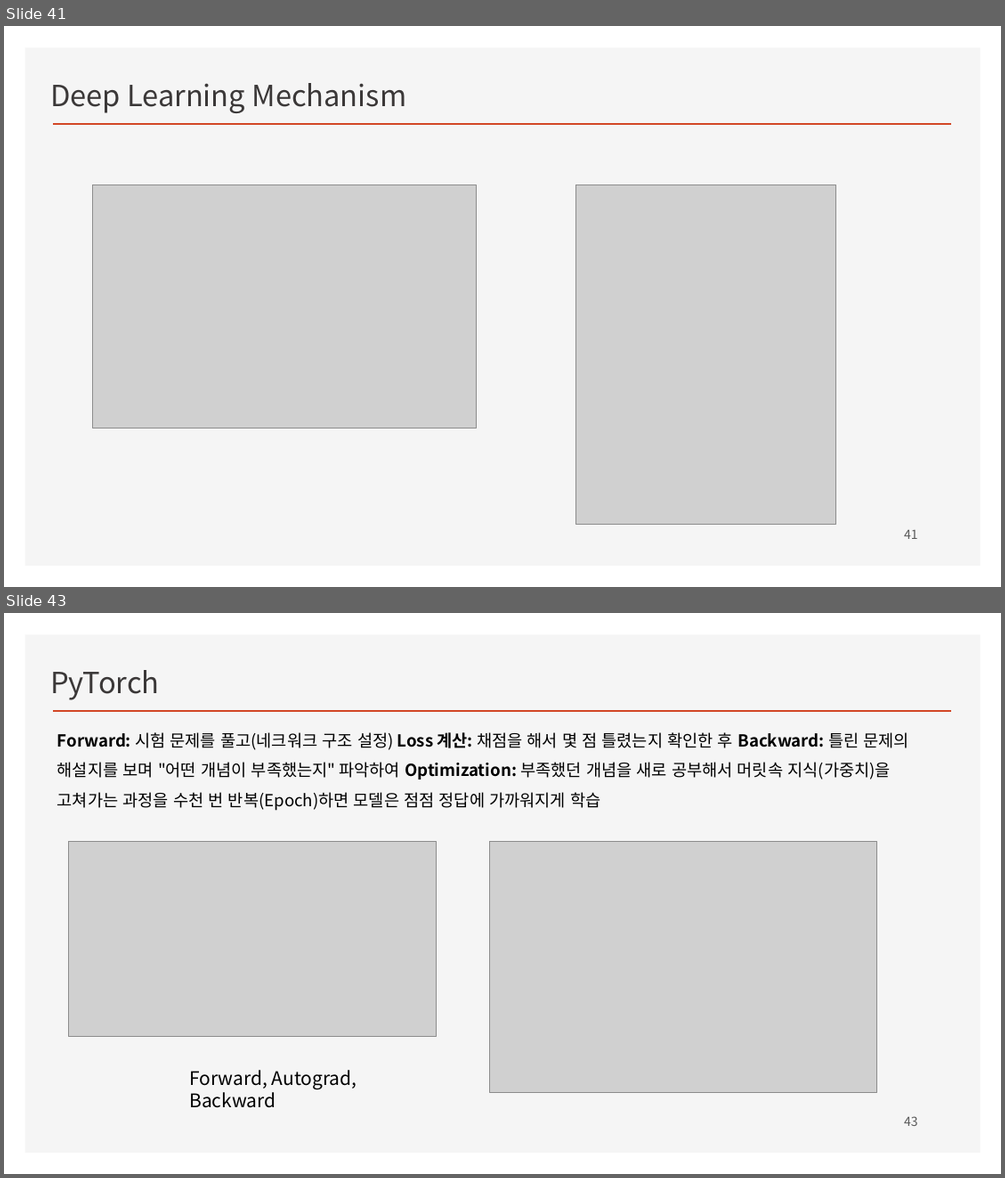
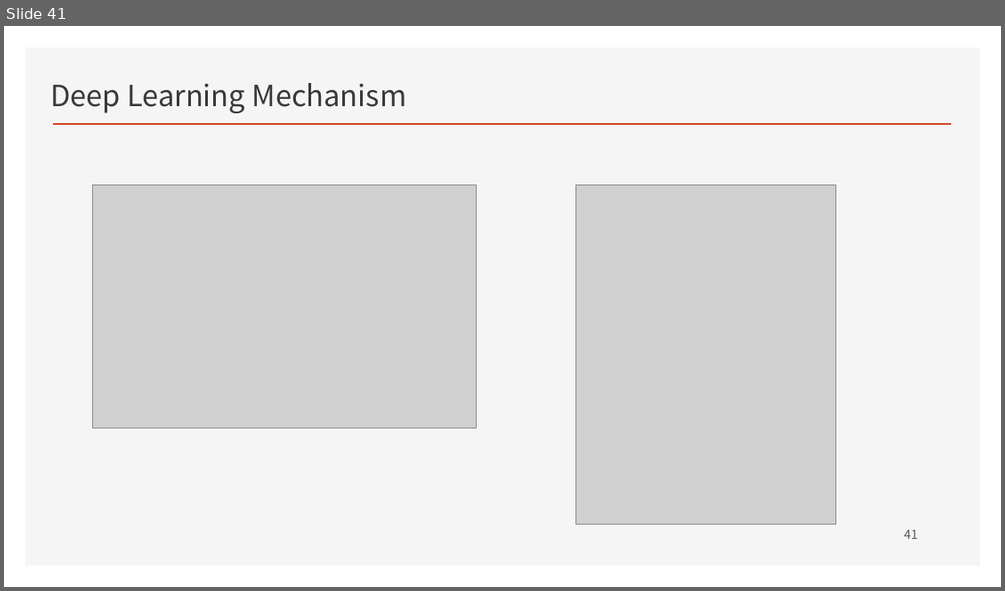
Before and after one commit to ancestor9/mathematics-for-machine-learning, a slide deck: Linear_Algebra/w4_Perceptron_Regression.pptx. Shown one above the other, each under a label of ours: slides 41 and 43 before the commit, slide 41 after it; the slides between them are not shown. The pictures are 1005x1178 and 1005x591 pixels, drawn with LibreOffice and Linux fonts; fonts in the diff are those of the drawing; grey boxes stand for pictures; background and template pictures are left out. Boxes give left, top, right and bottom in pixels: in the first picture for what was removed or moved away, otherwise in the second. Text is boxed around its words. In the diff, an @@ line names an element or a change of style, - is before the commit and + after.

```diff
--- a/Linear_Algebra/w4_Perceptron_Regression.pptx
+++ b/Linear_Algebra/w4_Perceptron_Regression.pptx
@@ slide 43 removed at [4, 613, 1001, 1174], background #FFFFFF; not listed: 2 template elements that a slide beside it also shows @@
@@ text removed at [50, 670, 160, 700] @@
-PyTorch
@@ text removed at [57, 732, 909, 811] @@
-Forward: 시험 문제를 풀고(네크워크 구조 설정) Loss 계산: 채점을 해서 몇 점 틀렸는지 확인한 후 Backward: 틀린 문제의 해설지를 보며 "어떤 개념이 부족했는지" 파악하여 Optimization: 부족했던 개념을 새로 공부해서 머릿속 지식(가중치)을 고쳐가는 과정을 수천 번 반복(Epoch)하면 모델은 점점 정답에 가까워지게 학습
@@ picture removed at [69, 842, 437, 1037] @@
@@ picture removed at [489, 842, 877, 1093] @@
@@ text removed at [189, 1070, 357, 1108] @@
-Forward, Autograd, Backward
@@ page number removed at [904, 1116, 918, 1126] @@
-43
```
Also in this commit, not shown: 20 other slides removed, 2 other files.
